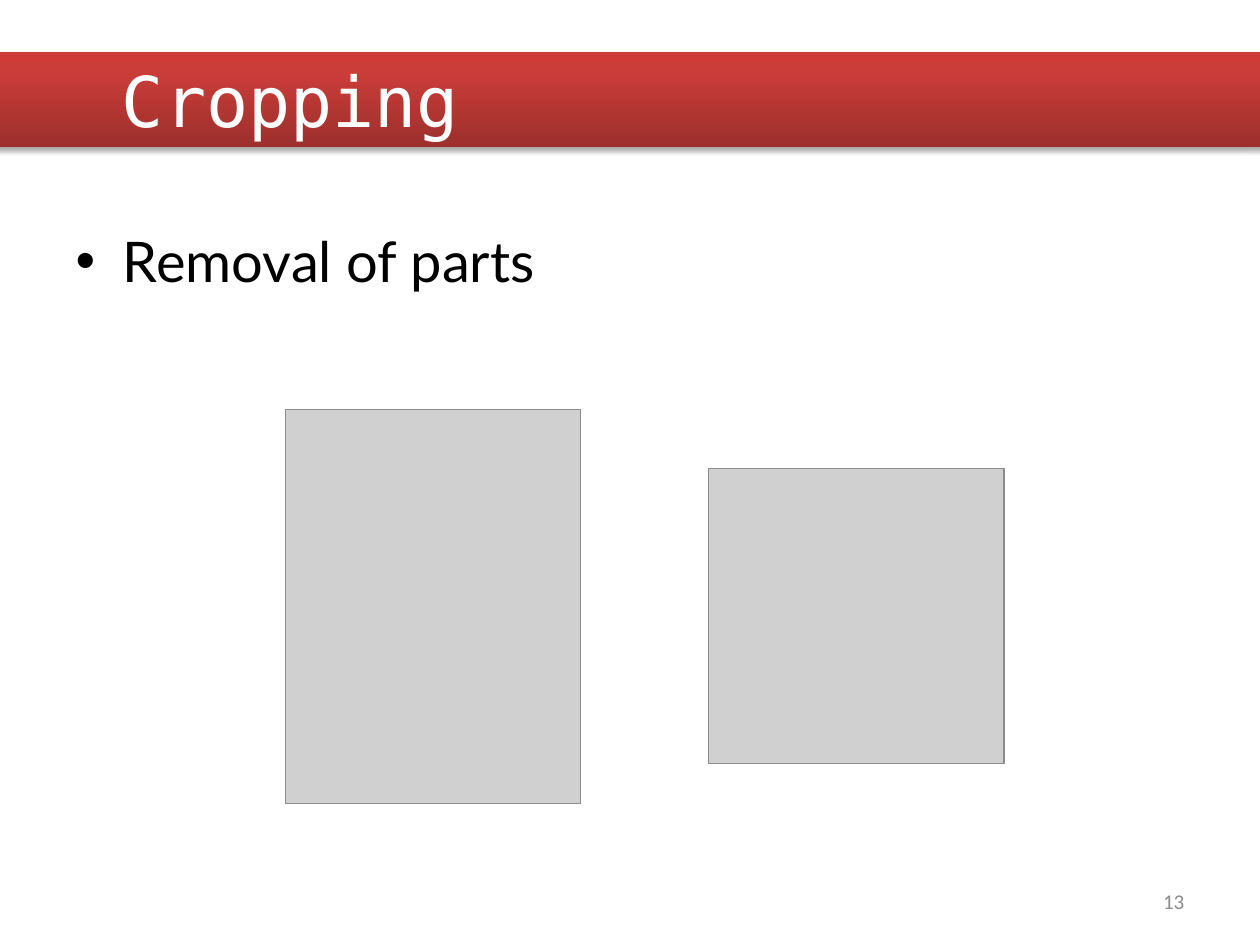
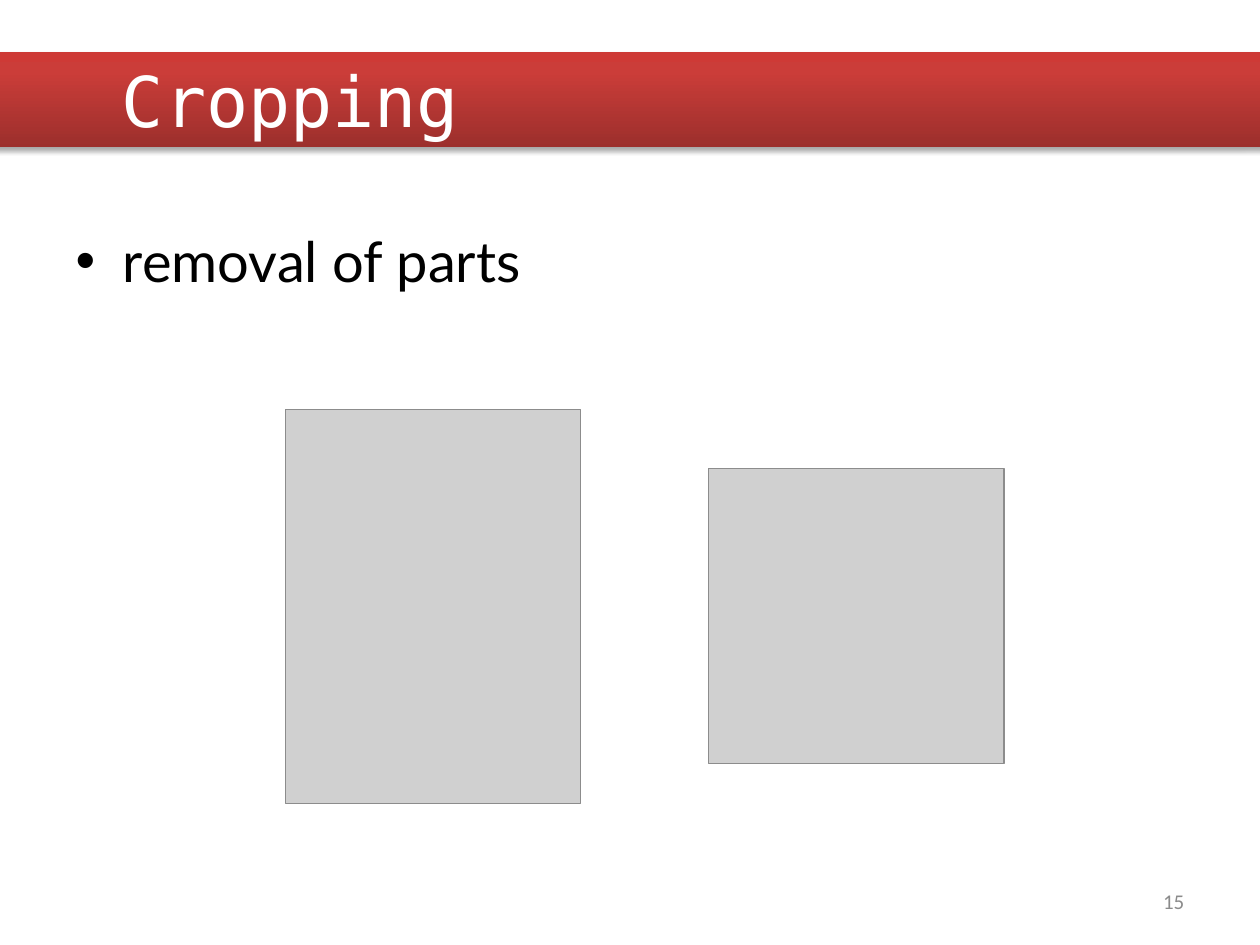
Before and after one commit to dorooobu/Tomato-Classification, a slide deck: slide 15 of Documents/First Presentation.pptx (slide 13 before the commit). Drawn at 1260x945 pixels with LibreOffice and Linux fonts; fonts in the diff are those of the drawing; grey boxes stand for pictures; background and template pictures are left out. Boxes give left, top, right and bottom in pixels: in the first picture for what was removed or moved away, otherwise in the second. Text is boxed around its words. In the diff, an @@ line names an element or a change of style, - is before the commit and + after.

```diff
--- a/Documents/First Presentation.pptx
+++ b/Documents/First Presentation.pptx
@@ text at bbox=[123, 240, 521, 292]: text changed @@
-• Removal of parts
+• removal of parts
@@ page number at bbox=[1163, 895, 1184, 909]: text changed @@
-13
+15
```
Also in this commit, not shown: 17 other slides changed, 2 slides added.
